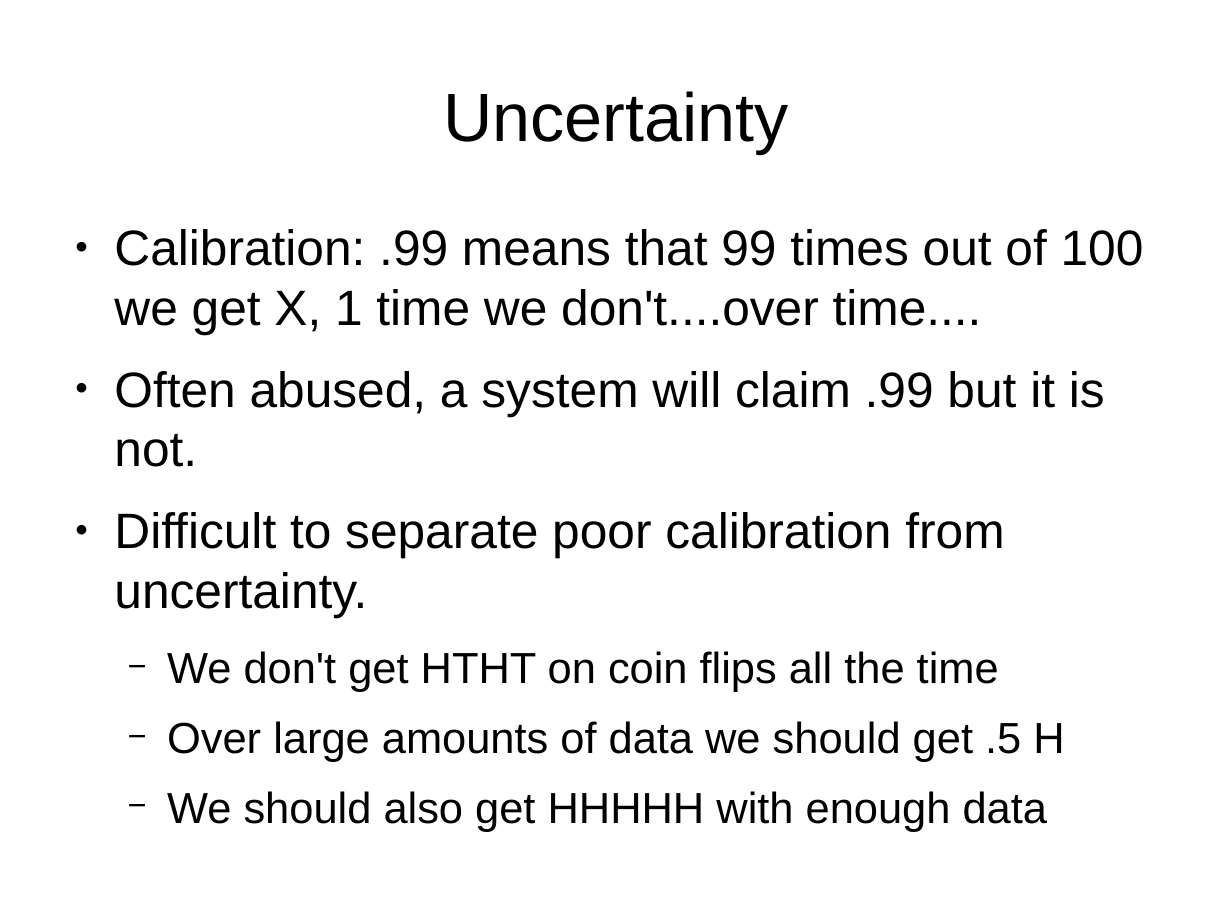
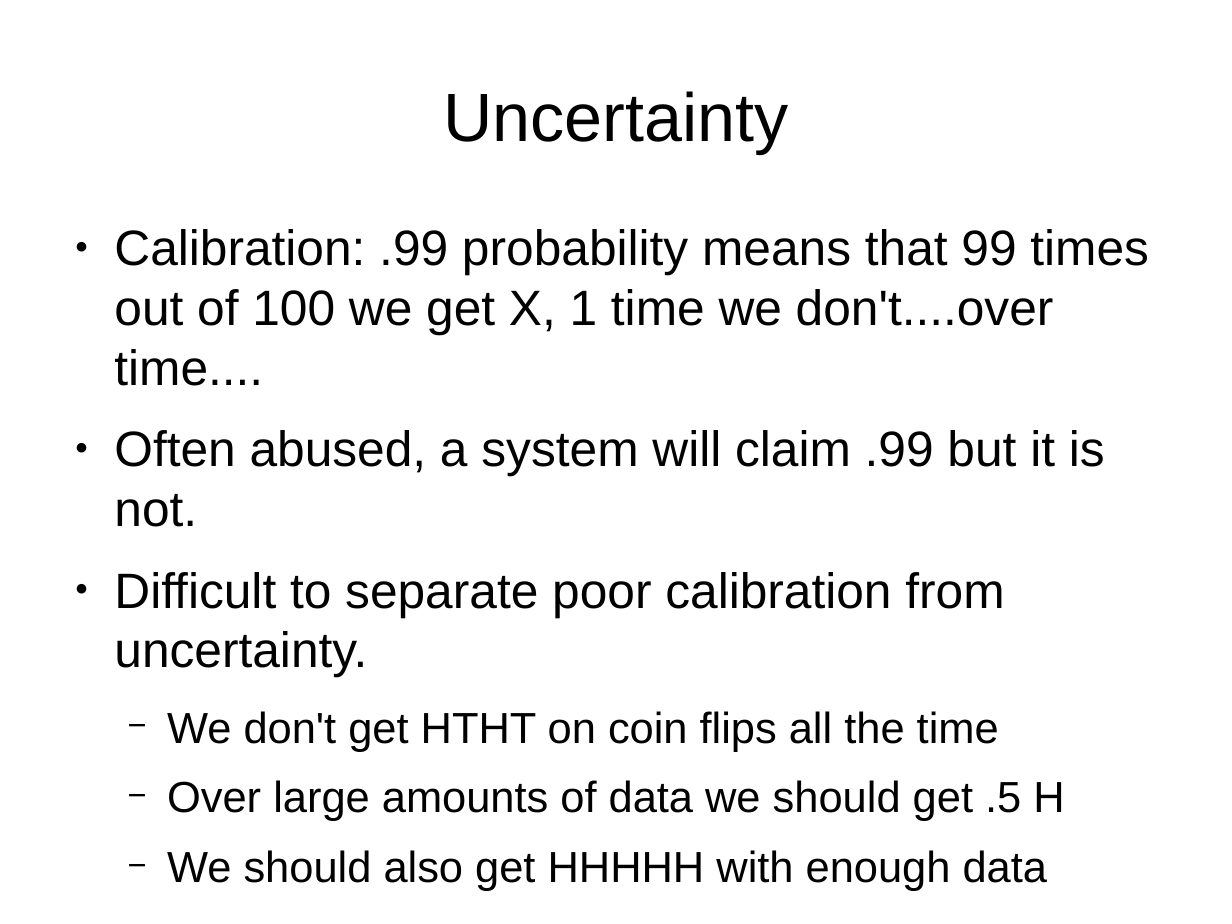
Before and after one commit to breckbaldwin/StanIsThePlanDist, a slide deck: slide 8 of slides/StanIsThePlanPyData.odp. Drawn at 1232x924 pixels with LibreOffice and Linux fonts; fonts in the diff are those of the drawing. Boxes give left, top, right and bottom in pixels: in the first picture for what was removed or moved away, otherwise in the second. Text is boxed around its words. In the diff, an @@ line names an element or a change of style, - is before the commit and + after.

```diff
--- a/slides/StanIsThePlanPyData.odp
+++ b/slides/StanIsThePlanPyData.odp
@@ text at (114, 229, 1149, 386): text changed @@
-● Calibration: .99 means that 99 times out of 100 we get X, 1 time we don't....over time....
+● Calibration: .99 probability means that 99 times out of 100 we get X, 1 time we don't....over time....
```
Also in this commit, not shown: 2 other slides changed, 12 slides added, 14 slides removed.
